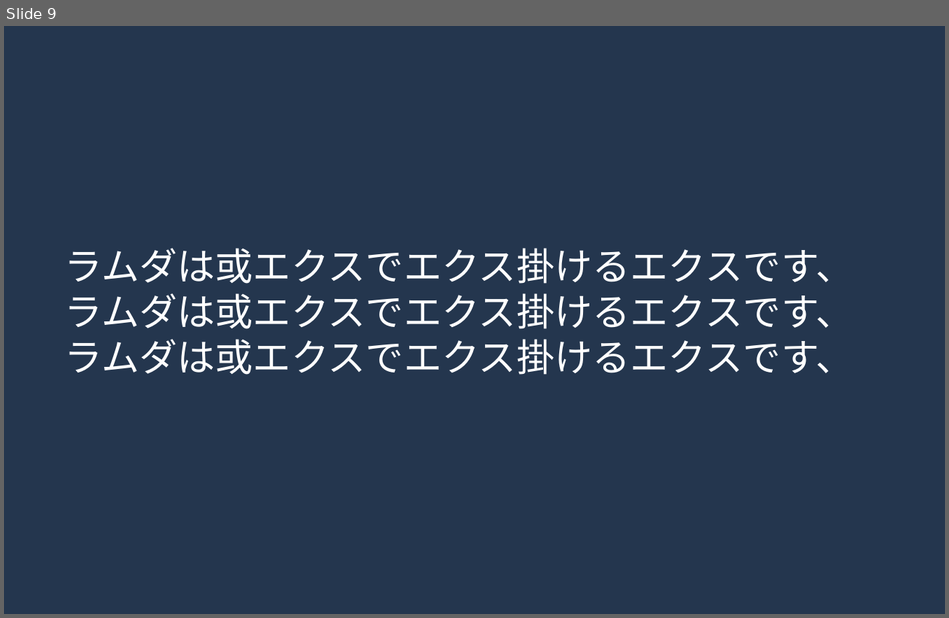
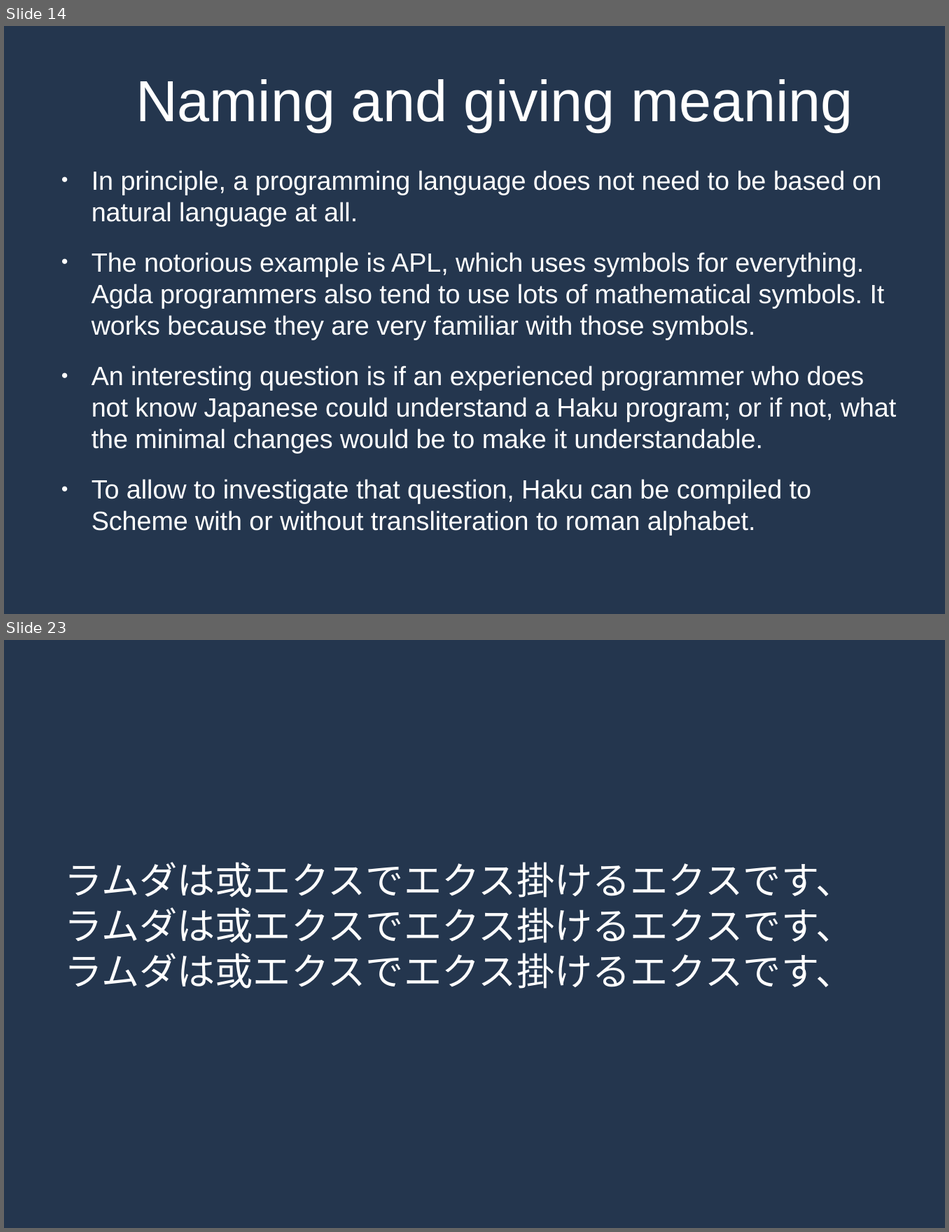
Before and after one commit to MrPicklePinosaur/haku, a slide deck: haku-talk/haku-talk.odp. Shown one above the other, each under a label of ours: slide 9 before the commit, slides 14 and 23 after it; the slides between them are not shown. The pictures are 949x618 and 949x1232 pixels, drawn with LibreOffice and Linux fonts; fonts in the diff are those of the drawing. Boxes give left, top, right and bottom in pixels: in the first picture for what was removed or moved away, otherwise in the second. Text is boxed around its words. In the diff, an @@ line names an element or a change of style, - is before the commit and + after.

```diff
--- a/haku-talk/haku-talk.odp
+++ b/haku-talk/haku-talk.odp
@@ slide 14 added at (4, 26, 945, 614), background #24364E @@
@@ title added at (136, 79, 853, 132), 48.9 pt, text #FFFFFF @@
+Naming and giving meaning
@@ text added at (92, 170, 896, 504), 22.2 pt, text #FFFFFF @@
+● In principle, a programming language does not need to be based on natural language at all.
+● The notorious example is APL, which uses symbols for everything. Agda programmers also tend to use lots of mathematical symbols. It works because they are very familiar with those symbols.
+● An interesting question is if an experienced programmer who does not know Japanese could understand a Haku program; or if not, what the minimal changes would be to make it understandable.
+● To allow to investigate that question, Haku can be compiled to Scheme with or without transliteration to roman alphabet.
@@ what was slide 9 is now slide 23 @@
```
Also in this commit, not shown: 2 slides changed, 19 other slides added, 6 slides removed, 1 other file.
